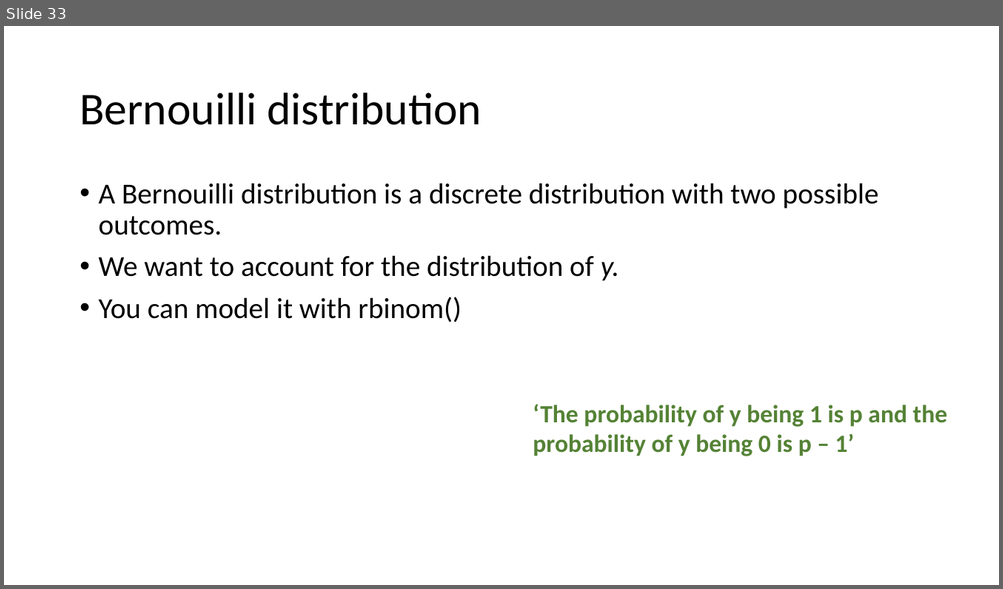
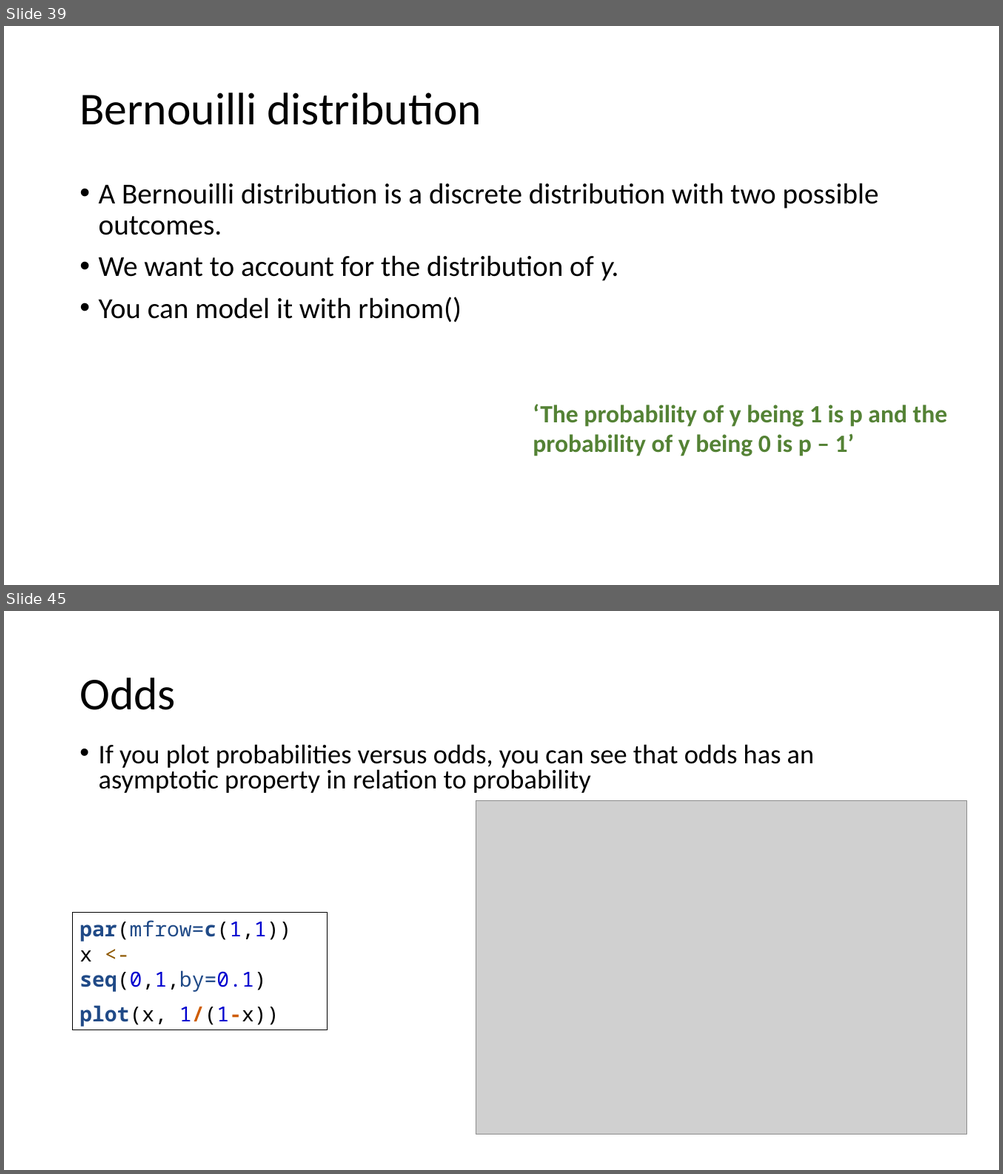
Before and after one commit to ajrtallman/StatisticsinLinguistics_FSU_2023_2024, a slide deck: 02_slides/Statistics for linguists 2023-12-06.odp. Shown one above the other, each under a label of ours: slide 33 before the commit, slides 39 and 45 after it; the slides between them are not shown. The pictures are 1003x589 and 1003x1174 pixels, drawn with LibreOffice and Linux fonts; fonts in the diff are those of the drawing; grey boxes stand for pictures. Boxes give left, top, right and bottom in pixels: in the first picture for what was removed or moved away, otherwise in the second. Text is boxed around its words. In the diff, an @@ line names an element or a change of style, - is before the commit and + after.

```diff
--- a/02_slides/Statistics for linguists 2023-12-06.odp
+++ b/02_slides/Statistics for linguists 2023-12-06.odp
@@ slide 45 added at <box>4,611,999,1170</box>, background #FFFFFF @@
@@ title added at <box>79,678,176,710</box>, 44 pt, text #000000 @@
+Odds
@@ text added at <box>99,744,814,793</box>, 26 pt, text #000000 @@
+• If you plot probabilities versus odds, you can see that odds has an asymptotic property in relation to probability
@@ picture added at <box>476,801,967,1135</box> @@
@@ rectangle added at <box>73,913,327,1031</box>, outline #000000 0.74 pt, 20 pt, text #204A87 @@
+par(mfrow=c(1,1))
+x <- seq(0,1,by=0.1)
+plot(x, 1/(1-x))
@@ what was slide 33 is now slide 39 @@
```
Also in this commit, not shown: 1 slide changed, 27 other slides added, 2 slides removed.
